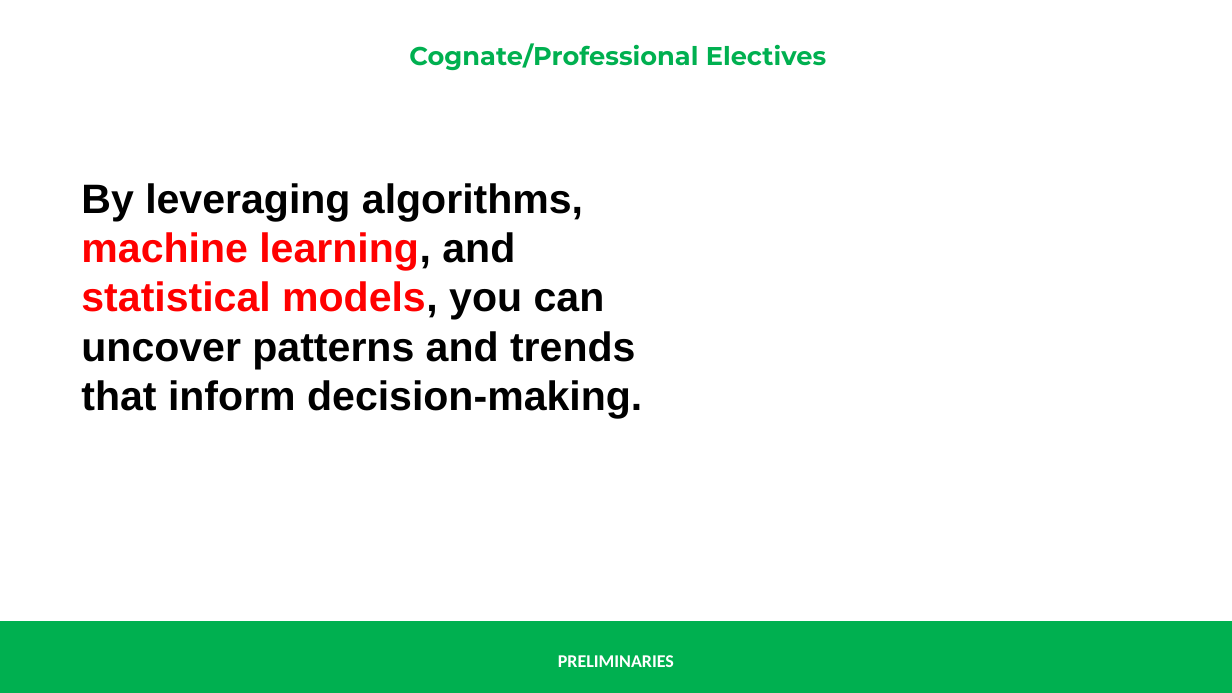
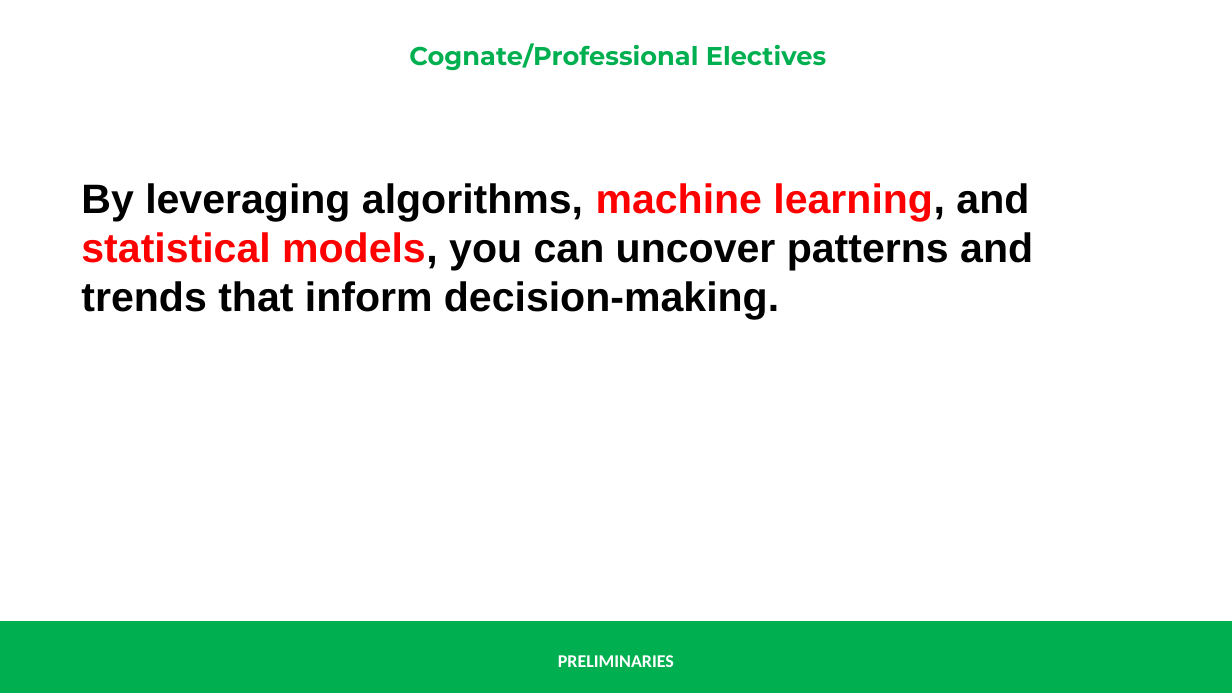
Before and after one commit to renatomaaliw3/public_files, a slide deck: slide 14 of CPE Electives (1 - 3)/01. Lectures Notebook/00. Presentations & Text Books/01. Electives 1 to 3/00. Preliminaries.pptx (slide 4 before the commit). Drawn at 1232x693 pixels with LibreOffice and Linux fonts; fonts in the diff are those of the drawing. Boxes give left, top, right and bottom in pixels: in the first picture for what was removed or moved away, otherwise in the second. Text is boxed around its words. In the diff, an @@ line names an element or a change of style, - is before the commit and + after.

```diff
--- a/CPE Electives (1 - 3)/01. Lectures Notebook/00. Presentations & Text Books/01. Electives 1 to 3/00. Preliminaries.pptx
+++ b/CPE Electives (1 - 3)/01. Lectures Notebook/00. Presentations & Text Books/01. Electives 1 to 3/00. Preliminaries.pptx
@@ text "By leveraging algorithms, machine learning, ..." rewrapped from <box>81,183,642,418</box> to <box>81,183,1033,320</box> @@
```
Also in this commit, not shown: 2 other slides changed, 10 slides added, 1 other file.
